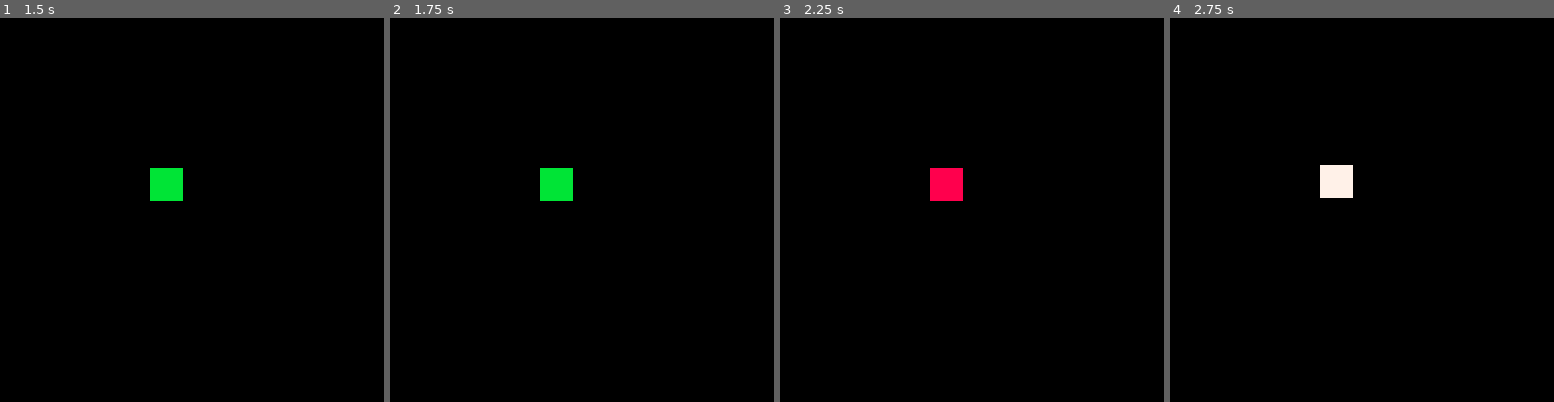
Above: before the commit, frames 1-4 (left to right).
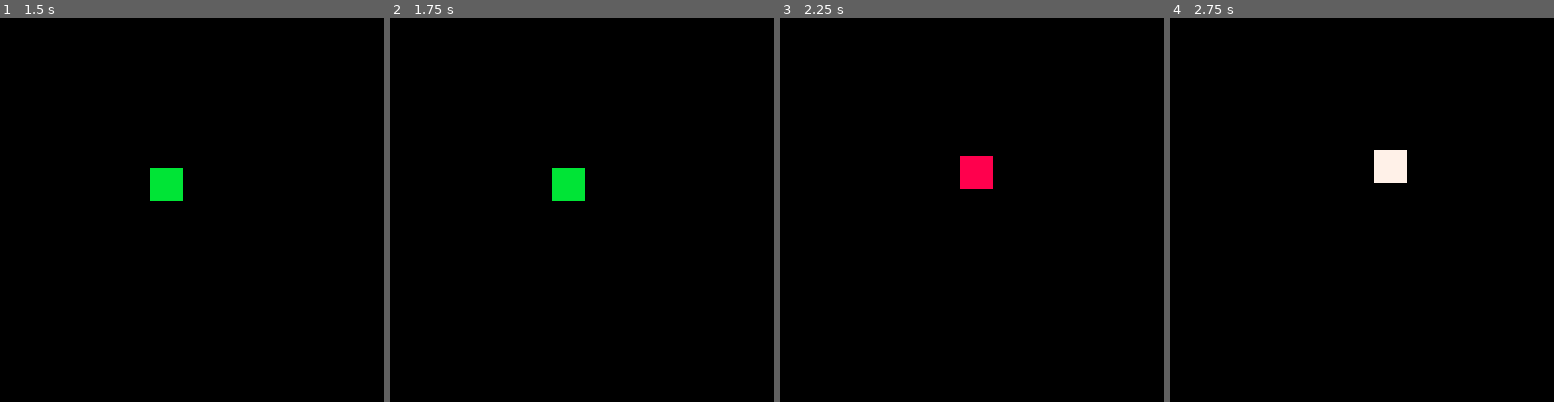
Above: after the commit, the same moments.

Repository: shen-sat/pico_state_machine
Game: PICO-8 cartridge game.p8
Two runs of this game, one before a commit and one after it. Both use one fixed random seed, a clock stepped at 60 frames per second and the inputs below.
Inputs:
- Up to frame 1 (1.5 s): no input
- Up to frame 2 (1.75 s): hold Right from 1.6 s (still down)
- Up to frame 3 (2.25 s): release Right at 2.1 s; hold Up from 2.15 s (still down)
- Up to frame 4 (2.75 s): release Up at 2.42 s; hold Right from 2.47 s (still down)

Frame 1 is identical in both runs. In frame 2, 0.5% of the frame differs, in the area x 39-51%, y 39-48%; in frame 3, 1.4%; in frame 4, 1.5%, in the area x 39-62%, y 34-47%.

Commit message:
Add pink anim and right move on right btn press

Diff:
--- /dev/null
+++ b/animal/anims/animal_pink_anim.lua
@@ -0,0 +1,11 @@
+local animal_pink_anim = {
+  id = 'pink_anim',
+  parent = animal,
+  speed = 100,
+  frames = {
+    function()
+      rectfill(animal.x,animal.y,animal.x + 10,animal.y + 10,14)
+    end
+  },
+  loop = true,
+}
--- a/animal/create_animal_draw_states.lua
+++ b/animal/create_animal_draw_states.lua
@@ -4,6 +4,7 @@
 	animal_draw_states.idle = create_draw_state(animal_idle_anim)
 	animal_draw_states.flash = create_draw_state(animal_flash_anim)
 	animal_draw_states.change = create_draw_state(animal_change_anim)
+	animal_draw_states.pink = create_draw_state(animal_pink_anim)
 
 	return animal_draw_states
 end
--- a/animal/create_animal_move_states.lua
+++ b/animal/create_animal_move_states.lua
@@ -4,6 +4,7 @@
 	animal_move_states.idle = create_nonframe_move_state(animal_idle_move)
 	animal_move_states.bounce = create_frame_move_state(animal_bounce_move)
 	animal_move_states.down = create_nonframe_move_state(animal_down_move)
+	animal_move_states.right = create_nonframe_move_state(animal_right_move)
 
 	return animal_move_states
 end
--- /dev/null
+++ b/animal/moves/animal_right_move.lua
@@ -0,0 +1,21 @@
+local animal_right_move = {
+  id = 'animal_right_move',
+  parent = animal,
+  counter = 0,
+  next = function()
+    animal:set_move_state('bounce')
+    animal:set_draw_state('pink')
+  end,
+  is_end = function(self)
+    return (self.counter > 10)
+  end,
+  step = function(self)
+    self.counter += 1
+  end,
+  move_parent = function(self)
+    self.parent.x += 1
+  end,
+  reset = function(self)
+    self.counter = 0
+  end
+}
--- a/game.p8
+++ b/game.p8
@@ -14,6 +14,7 @@
   #include animal/anims/animal_idle_anim.lua
   #include animal/anims/animal_flash_anim.lua
   #include animal/anims/animal_change_anim.lua
+  #include animal/anims/animal_pink_anim.lua
   #include animal/create_animal_draw_states.lua
   animal.draw_states = create_animal_draw_states()
   animal:set_draw_state('idle')
@@ -21,6 +22,7 @@
   #include animal/moves/animal_idle_move.lua
   #include animal/moves/animal_bounce_move.lua
   #include animal/moves/animal_down_move.lua
+  #include animal/moves/animal_right_move.lua
   #include animal/create_animal_move_states.lua
   animal.move_states = create_animal_move_states()
   animal:set_move_state('idle')
@@ -50,6 +52,7 @@
 function _update()
   if btnp(0) then
   elseif btnp(1) then
+    animal:set_move_state('right')
   elseif btnp(2) then
     animal:set_move_state('bounce')
     animal:set_draw_state('flash')
